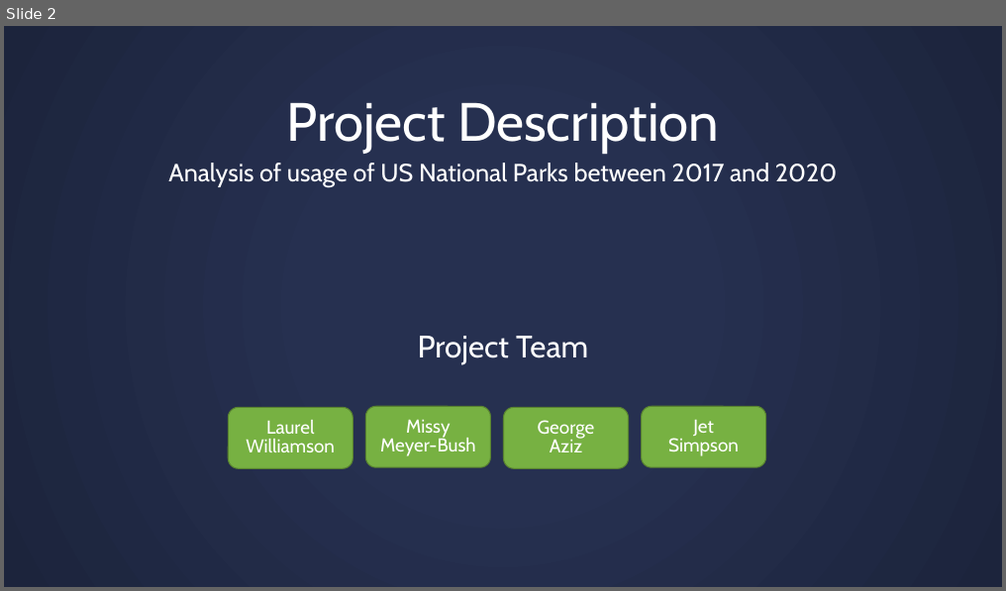
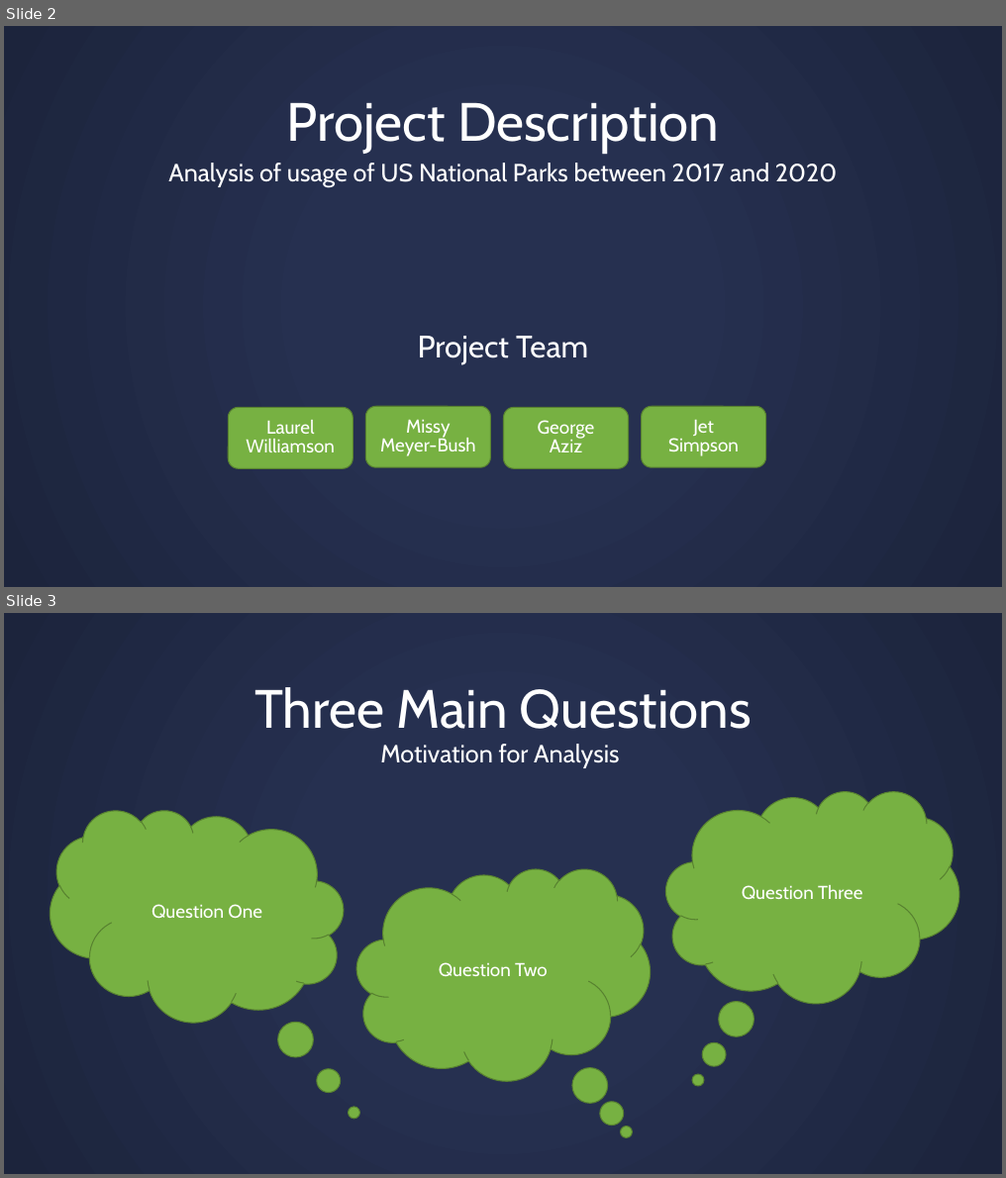
Before and after one commit to missymeyer/ProjectOne, a slide deck: Presentation_ProjectOne.pptx. Shown one above the other, each under a label of ours: slide 2 before the commit, slides 2 and 3 after it. The pictures are 1006x591 and 1006x1178 pixels, drawn with LibreOffice and Linux fonts; fonts in the diff are those of the drawing. Boxes give left, top, right and bottom in pixels: in the first picture for what was removed or moved away, otherwise in the second. Text is boxed around its words. In the diff, an @@ line names an element or a change of style, - is before the commit and + after.

```diff
--- a/Presentation_ProjectOne.pptx
+++ b/Presentation_ProjectOne.pptx
@@ slide 3 added at box(4, 613, 1002, 1174), background gradient #263050 to #1D243C @@
@@ title added at box(254, 687, 751, 729), 52 pt, text #FFFFFF @@
+Three Main Questions
@@ text added at box(380, 744, 619, 768), 24 pt, text #FFFFFF @@
+Motivation for Analysis
@@ thought cloud added at box(51, 810, 344, 1022), fill #77B142, outline #588331 1 pt, 18 pt, text #FFFFFF @@
+Question One
@@ thought cloud added at box(666, 791, 960, 1003), fill #77B142, outline #588331 1 pt, 18 pt, text #FFFFFF @@
+Question Three
@@ thought cloud added at box(356, 869, 650, 1081), fill #77B142, outline #588331 1 pt, 18 pt, text #FFFFFF @@
+Question Two
```
Also in this commit, not shown: 7 other slides added, 12 slides removed.
